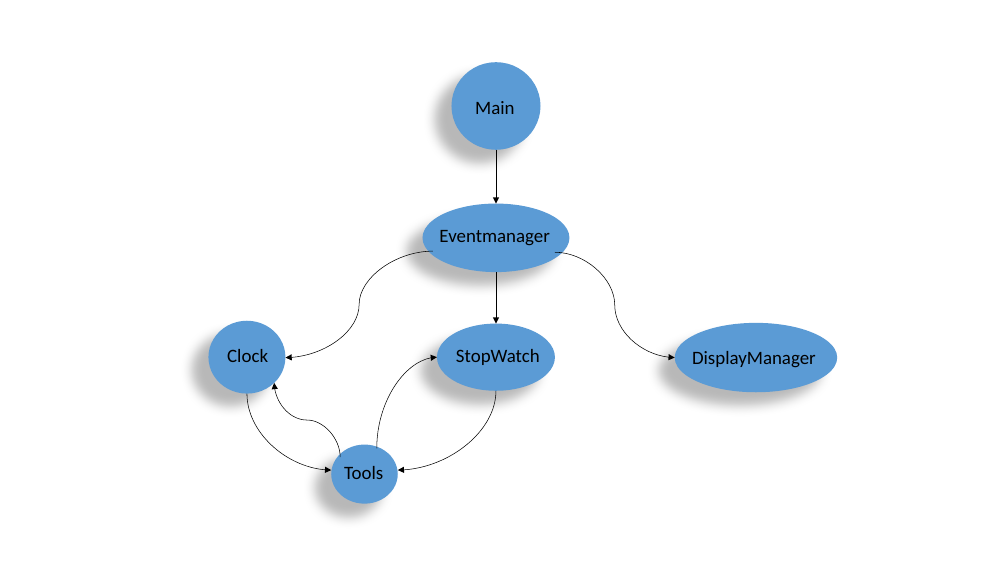
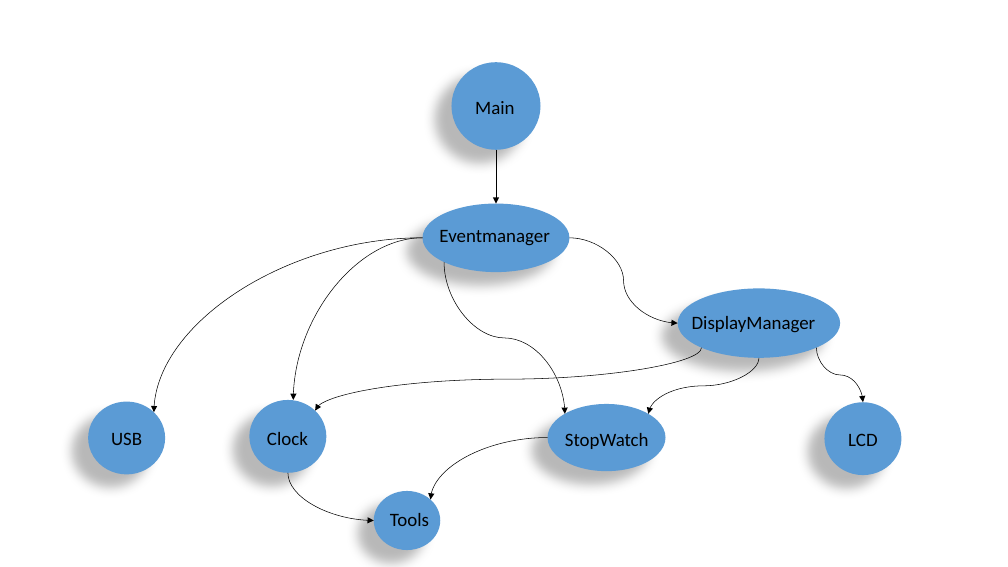
Before and after one commit to eagle2com/projet, a slide deck: slide 1 of JadorePowerPoint.pptx. Drawn at 1008x567 pixels with LibreOffice and Linux fonts; fonts in the diff are those of the drawing. Boxes give left, top, right and bottom in pixels: in the first picture for what was removed or moved away, otherwise in the second. Text is boxed around its words. In the diff, an @@ line names an element or a change of style, - is before the commit and + after.

```diff
--- a/JadorePowerPoint.pptx
+++ b/JadorePowerPoint.pptx
@@ curved arrow added from (423, 238) to (154, 412), #000000 0.5 pt @@
@@ curved arrow moved from (433, 251) - (286, 358) to (423, 238) - (293, 400) @@
@@ curved arrow moved from (555, 253) - (675, 358) to (569, 238) - (678, 323) @@
@@ curved arrow added from (444, 262) to (565, 414), #000000 0.5 pt @@
@@ arrow removed from (496, 272) to (496, 324) @@
@@ ellipse: place and size @@
-ellipse at [675, 323, 838, 392]
+ellipse at [678, 289, 840, 358]
@@ text "DisplayManager": place and size @@
-text "DisplayManager" at [692, 351, 816, 368]
+text "DisplayManager" at [692, 316, 816, 333]
@@ curved arrow added from (702, 348) to (315, 411), #000000 0.5 pt @@
@@ curved arrow removed from (377, 448) to (437, 357) @@
@@ curved arrow added from (759, 358) to (649, 414), #000000 0.5 pt @@
@@ curved arrow added from (817, 348) to (863, 402), #000000 0.5 pt @@
@@ curved arrow removed from (340, 457) to (274, 383) @@
@@ ellipse added at [88, 402, 166, 474], fill #5B9BD5, 18 pt, text #000000 @@
+USB
@@ ellipse: place and size @@
-ellipse at [209, 321, 286, 393]
+ellipse at [250, 400, 327, 473]
@@ ellipse: place and size @@
-ellipse at [437, 324, 555, 391]
+ellipse at [547, 404, 665, 471]
@@ ellipse added at [825, 402, 902, 475], fill #5B9BD5, 18 pt, text #000000 @@
+LCD
@@ text "Clock": place and size @@
-text "Clock" at [227, 349, 268, 362]
+text "Clock" at [267, 432, 308, 445]
@@ curved arrow moved from (496, 391) - (398, 470) to (547, 438) - (430, 500) @@
@@ text "StopWatch": place and size @@
-text "StopWatch" at [456, 349, 540, 365]
+text "StopWatch" at [565, 433, 649, 449]
@@ curved arrow moved from (247, 394) - (331, 470) to (288, 473) - (374, 520) @@
@@ ellipse: place and size @@
-ellipse at [331, 445, 398, 504]
+ellipse at [374, 491, 440, 550]
@@ text "Tools": place and size @@
-text "Tools" at [344, 466, 383, 479]
+text "Tools" at [390, 513, 429, 526]
```
Also in this commit, not shown: 23 other files.
